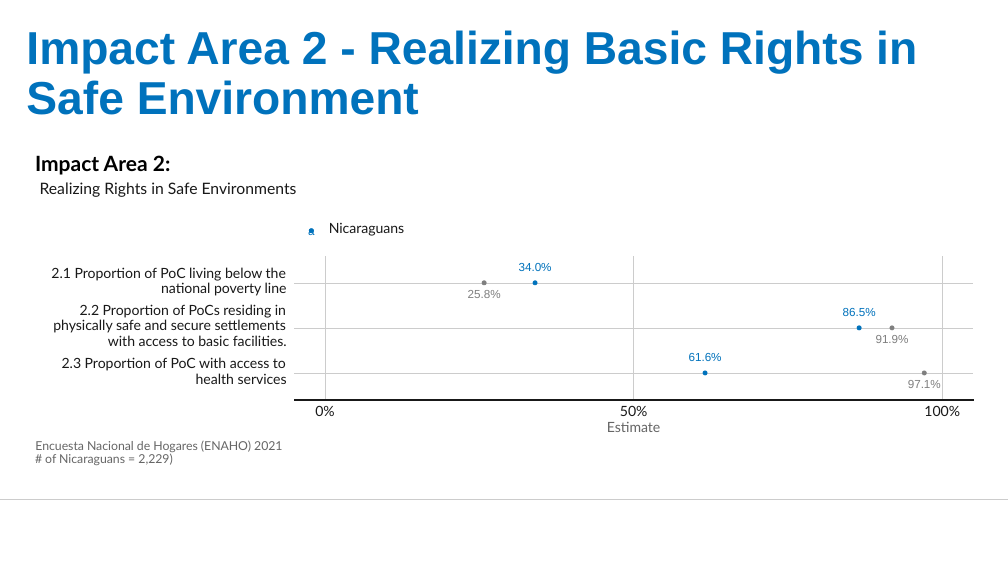
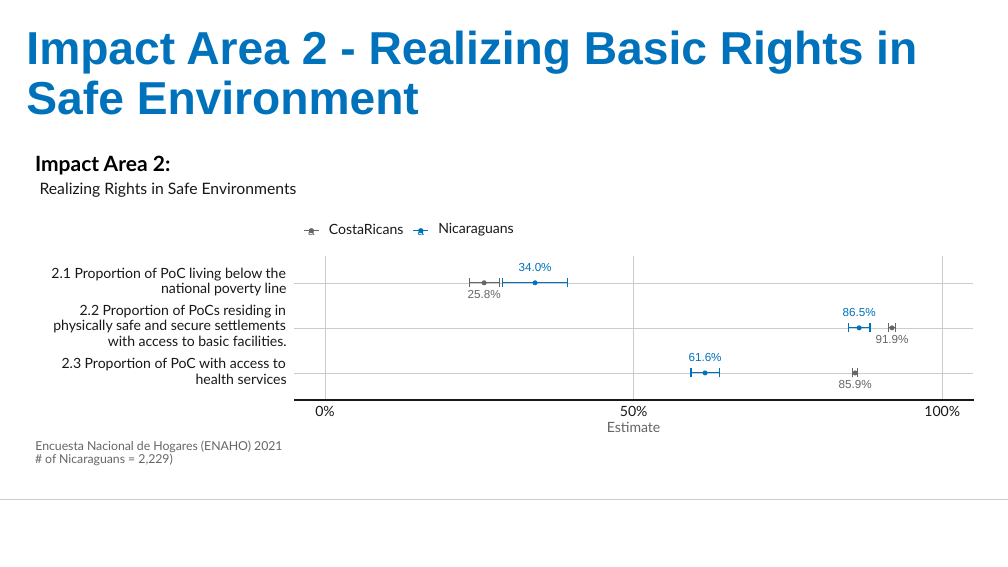
Before and after one commit to UNHCR-CostaRica/ENAHO_2021, a slide deck: slide 4 of COSTA-RICA---RBM-Impact-Indicators-from-ENAHO.pptx. Drawn at 1008x567 pixels with LibreOffice and Linux fonts; fonts in the diff are those of the drawing; background and template pictures are left out. Boxes give left, top, right and bottom in pixels: in the first picture for what was removed or moved away, otherwise in the second. Text is boxed around its words. In the diff, an @@ line names an element or a change of style, - is before the commit and + after.

```diff
--- a/COSTA-RICA---RBM-Impact-Indicators-from-ENAHO.pptx
+++ b/COSTA-RICA---RBM-Impact-Indicators-from-ENAHO.pptx
@@ text "a" at <box>308,228,314,235</box>: text colour #0072BC to #666666 @@
@@ group added at <box>304,223,895,388</box>: 20 freeform shapes, 3 texts, 1 ellipse @@
+85.9%
+a
+CostaRicans
@@ ellipse: place and size @@
-ellipse at <box>309,228,313,232</box>
+ellipse at <box>419,228,423,232</box>
@@ text "Nicaraguans": place and size @@
-text "Nicaraguans" at <box>329,223,404,236</box>
+text "Nicaraguans" at <box>438,222,513,236</box>
@@ text "25.8%" at <box>468,290,501,298</box>: text colour #7F7F7F to #666666 @@
@@ text "91.9%" at <box>876,335,909,343</box>: text colour #7F7F7F to #666666 @@
@@ fill #7F7F7F to #666666; outline #7F7F7F 0.71 pt to #666666 0.71 pt in 3 elements at <box>482,281,486,284</box>, <box>890,326,894,330</box>, <box>854,371,858,375</box> @@
@@ ellipse: place and size @@
-ellipse at <box>923,371,926,375</box>
+ellipse at <box>854,371,858,375</box>
@@ text removed at <box>908,380,941,388</box> @@
-97.1%
```
Also in this commit, not shown: 3 other slides changed, 3 other files.
